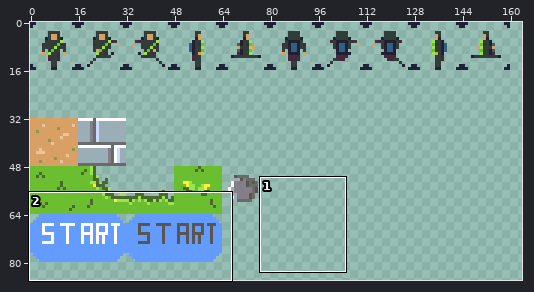
Sprite sheet -- res/sprite_test.png. Above: a wide view before the commit, with the close-up outlined.
Close-up. The starting point:
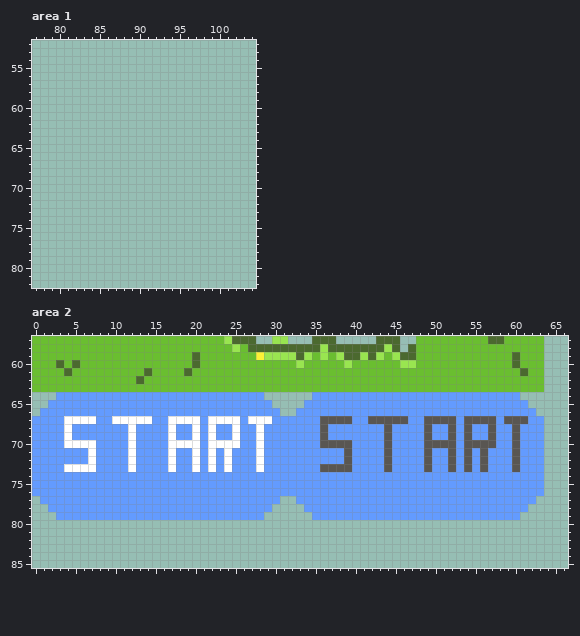
The file is 192x192 pixels. Shown: area 1: x 77..104, y 52..82; area 2: x 0..66, y 57..85. The wide view leaves out empty margins. The commit also changed other parts of the picture, which this record leaves out.
Once edited:
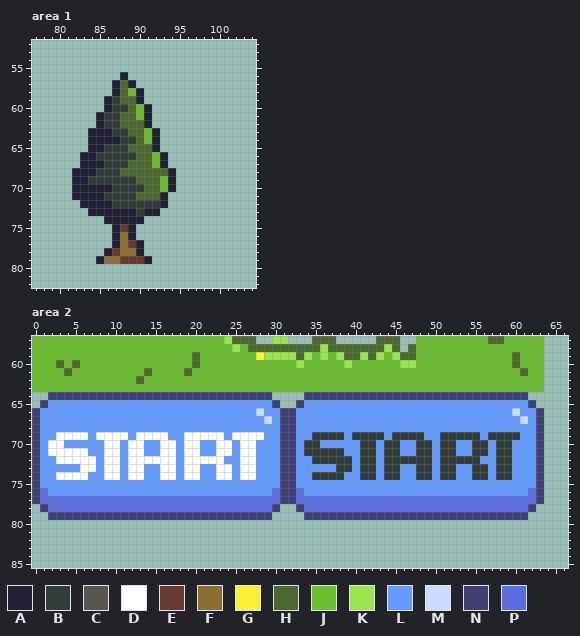
Palette (. is transparent): A #222034  B #323c39  C #595652  D #ffffff  E #663931  F #8a6f30  G #fbf236  H #4b692f  J #6abe30  K #99e550  L #639bff  M #cbdbfc  N #3f3f74  P #5b6ee1
The exact change:
Area 1:
y 56: x 88 . -> A
y 57: x 87..89 ... -> AHA
y 58: x 87..90 .... -> AHJA
y 59: x 86..90 ..... -> ABHHA
y 60: x 86..91 ...... -> ABBHJA
y 61: x 85..91 ....... -> ABBHHJA
y 62: x 85..91 ....... -> ABBHHHA
y 63: x 84..92 ......... -> AAABBHHJA
y 64: x 84..92 ......... -> AAAABBHJA
y 65: x 84..92 ......... -> AABBBHHHA
y 66: x 83..93 ........... -> AABBBBBHHJA
y 67: x 83..93 ........... -> AAABBBHHHJA
y 68: x 82..94 ............. -> AAABBBHHHHHHA
y 69: x 82..94 ............. -> AABBBBBBHHHJA
y 70: x 82..94 ............. -> AAAAABBBBHHJA
y 71: x 82..93 ............ -> AAAABBBBHHHA
y 72: x 83..93 ........... -> AAAABBBBBBA
y 73: x 84..92 ......... -> AAAAAABAA
y 74: x 86..90 ..... -> AAAAA
y 75: x 87..89 ... -> AEA
y 76: x 87..89 ... -> AFA
y 77: x 87..90 .... -> AFEA
y 78: x 86..90 ..... -> AEFFA
y 79: x 85..91 ....... -> AFFEEEA
Area 2:
y 64: x 2..29 .LLLLLLLLLLLLLLLLLLLLLLLLLL. -> NNNNNNNNNNNNNNNNNNNNNNNNNNNN; x 34..61 .LLLLLLLLLLLLLLLLLLLLLLLLLL. -> NNNNNNNNNNNNNNNNNNNNNNNNNNNN
y 65: x 1 . -> N; x 30 . -> N; x 33 . -> N; x 62 . -> N
y 66: x 0 . -> N; x 28 L -> M; x 31..32 .. -> NN; x 60 L -> M; x 63 . -> N
y 67: x 0 L -> N; x 4..7 DDDD -> LLLL; x 10..14 DDDDD -> LLLLL; x 17..20 DDDD -> LLLL; x 22..25 DDDD -> LLLL; x 27..29 DDD -> LLM; x 31..32 LL -> NN; x 36..39 CCCC -> LLLL; x 42..46 CCCCC -> LLLLL; x 49..52 CCCC -> LLLL; x 54..57 CCCC -> LLLL; x 59..61 CCC -> LLM; x 63 L -> N
y 68: x 0 L -> N; x 4 D -> L; x 12 D -> L; x 17 D -> L; x 20 D -> L; x 22 D -> L; x 25 D -> L; x 28 D -> L; x 31..32 LL -> NN; x 36 C -> L; x 44 C -> L; x 49 C -> L; x 52 C -> L; x 54 C -> L; x 57 C -> L; x 60 C -> L; x 63 L -> N
y 69: x 0 L -> N; x 3 L -> D; x 5..6 LL -> DD; x 8..17 LLLLDLLLLD -> DDDDLDDDDL; x 19 L -> D; x 21 L -> D; x 23 L -> D; x 26..27 LL -> DD; x 31..32 LL -> NN; x 35..38 LCLL -> BBBB; x 40..49 LLLLCLLLLC -> BBBBLBBBBL; x 51..55 LCLCL -> BBBBB; x 57..60 CLLC -> BBBB; x 63 L -> N
y 70: x 0 L -> N; x 2..7 LLDDDD -> DDLLLL; x 9..10 LL -> DD; x 13 L -> D; x 16 L -> D; x 18 D -> L; x 22 D -> L; x 25..28 DLLD -> LDDL; x 31..32 LL -> NN; x 34..39 LLCCCC -> BBLLLL; x 41..42 LL -> BB; x 44..45 CL -> BB; x 48..52 LCCCC -> BBLBB; x 54..60 CCCCLLC -> LBBLBBL; x 63 L -> N
y 71: x 0 L -> N; x 2..7 LLLLLD -> DDDDDL; x 9..10 LL -> DD; x 13 L -> D; x 16 L -> D; x 19 L -> D; x 22..23 DL -> LD; x 26..28 LLD -> DDL; x 31..32 LL -> NN; x 34..39 LLLLLC -> BBBBBL; x 41..42 LL -> BB; x 44..45 CL -> BB; x 48..49 LC -> BB; x 51..52 LC -> BB; x 54..56 CLC -> LBB; x 58..60 LLC -> BBL; x 63 L -> N
y 72: x 0 L -> N; x 3..6 LLLL -> DDDD; x 9..10 LL -> DD; x 13..16 LLLL -> DDDD; x 19 L -> D; x 21 L -> D; x 23..24 LD -> DL; x 26..28 LLD -> DDL; x 31..32 LL -> NN; x 35..39 LLLLC -> BBBBB; x 41..42 LL -> BB; x 44..49 CLLLLC -> BBBBBB; x 51..56 LCLCLC -> BBBBBL; x 58..60 LLC -> BBL; x 63 L -> N
y 73: x 0 L -> N; x 4..5 DD -> LL; x 9..10 LL -> DD; x 13 L -> D; x 16 L -> D; x 19 L -> D; x 22..23 DL -> LD; x 26..28 LLD -> DDL; x 31..32 LL -> NN; x 36..39 CCCC -> LLBB; x 41..42 LL -> BB; x 44..45 CL -> BB; x 48..49 LC -> BB; x 51..52 LC -> BB; x 54..56 CLC -> LBB; x 58..60 LLC -> BBL; x 63 L -> N
y 74: x 0 L -> N; x 3..6 LLLL -> DDDD; x 9..10 LL -> DD; x 12..13 LL -> DD; x 16..17 LL -> DD; x 19..20 LL -> DD; x 23..24 LL -> DD; x 26..27 LL -> DD; x 31..32 LL -> NN; x 35..38 LLLL -> BBBB; x 41..42 LL -> BB; x 44..45 LL -> BB; x 48..49 LL -> BB; x 51..52 LL -> BB; x 55..56 LL -> BB; x 58..59 LL -> BB; x 63 L -> N
y 75: x 0 L -> N; x 31..32 LL -> NN; x 63 L -> N
y 76: x 0..1 LL -> NP; x 30..33 LLLL -> PNNP; x 62..63 LL -> PN
y 77: x 0..63 .LLLLLLLLLLLLLLLLLLLLLLLLLLLLLL..LLLLLLLLLLLLLLLLLLLLLLLLLLLLLL. -> NPPPPPPPPPPPPPPPPPPPPPPPPPPPPPPNNPPPPPPPPPPPPPPPPPPPPPPPPPPPPPPN
y 78: x 1..30 .LLLLLLLLLLLLLLLLLLLLLLLLLLLL. -> NPPPPPPPPPPPPPPPPPPPPPPPPPPPPN; x 33..62 .LLLLLLLLLLLLLLLLLLLLLLLLLLLL. -> NPPPPPPPPPPPPPPPPPPPPPPPPPPPPN
y 79: x 2..29 .LLLLLLLLLLLLLLLLLLLLLLLLLL. -> NNNNNNNNNNNNNNNNNNNNNNNNNNNN; x 34..61 .LLLLLLLLLLLLLLLLLLLLLLLLLL. -> NNNNNNNNNNNNNNNNNNNNNNNNNNNN
Boxes around the changes in both close-ups, in picture pixels (x1, y1, x2, y2):
added: (72, 72, 176, 264)
changed: (32, 392, 544, 520)
